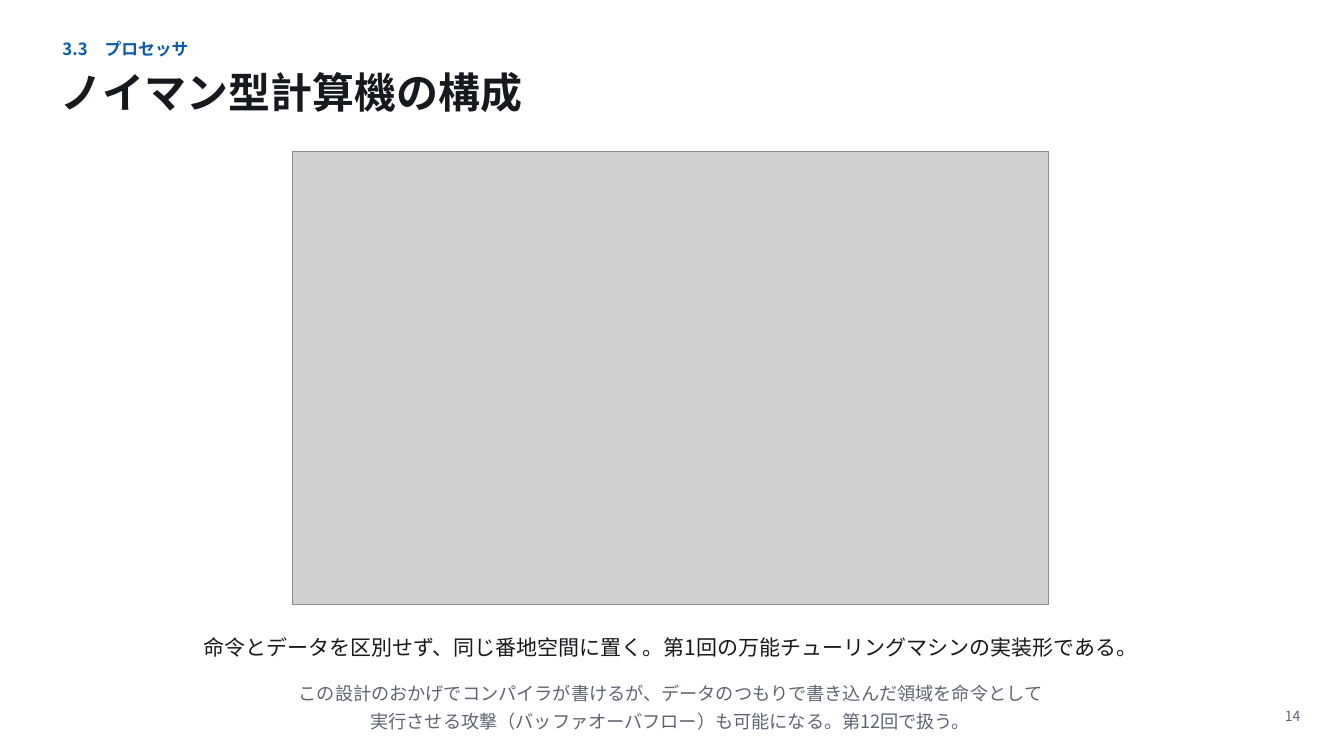
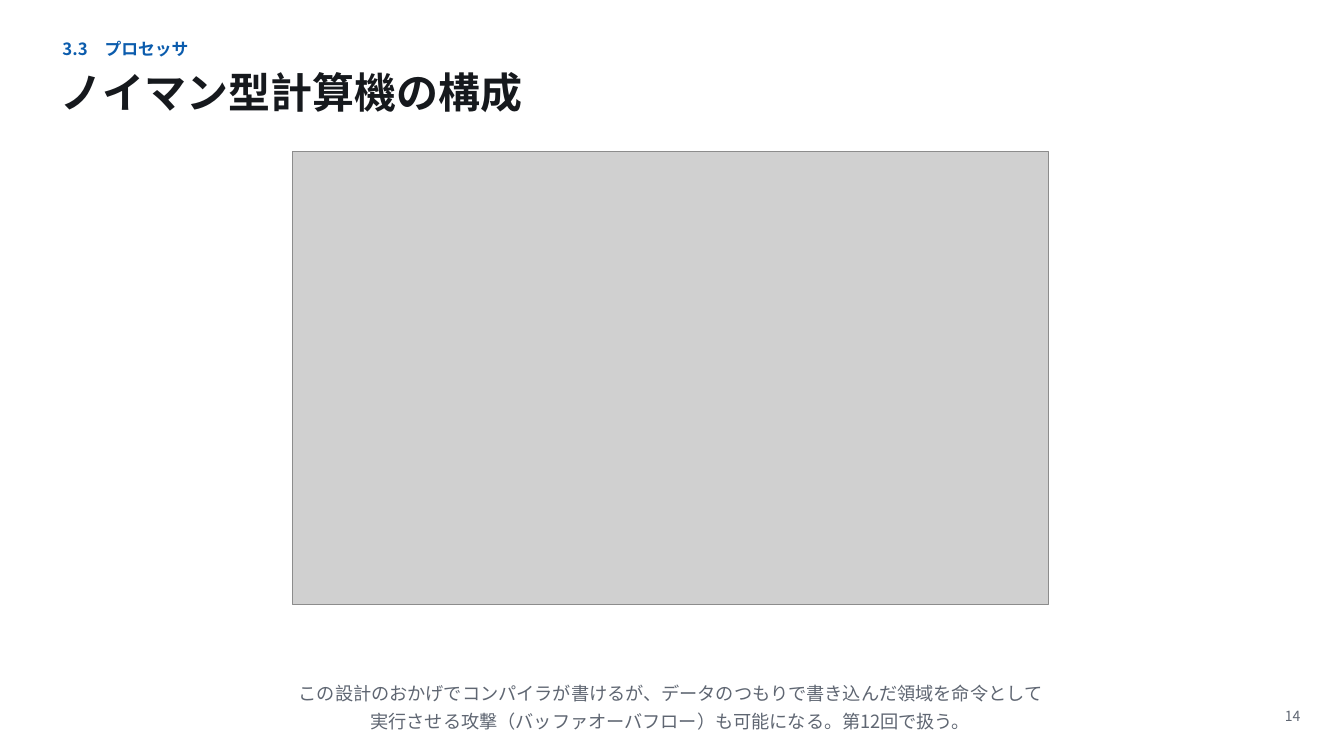
Before and after one commit to koide55/CompOutline, a slide deck: slide 14 of slides/第03回_論理回路からプロセッサへ.pptx. Drawn at 1344x756 pixels with LibreOffice and Linux fonts; fonts in the diff are those of the drawing; grey boxes stand for pictures. Boxes give left, top, right and bottom in pixels: in the first picture for what was removed or moved away, otherwise in the second. Text is boxed around its words. In the diff, an @@ line names an element or a change of style, - is before the commit and + after.

```diff
--- a/slides/第03回_論理回路からプロセッサへ.pptx
+++ b/slides/第03回_論理回路からプロセッサへ.pptx
@@ text removed at bbox=[203, 637, 1137, 657] @@
-命令とデータを区別せず、同じ番地空間に置く。第1回の万能チューリングマシンの実装形である。
```
Also in this commit, not shown: 4 other slides changed, 23 other files.
